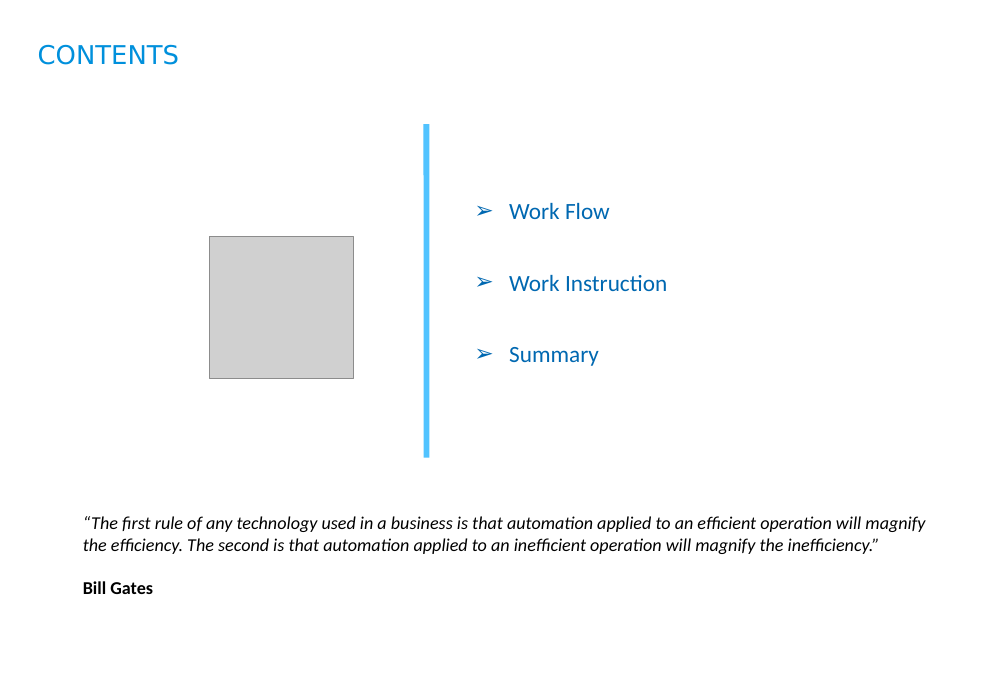
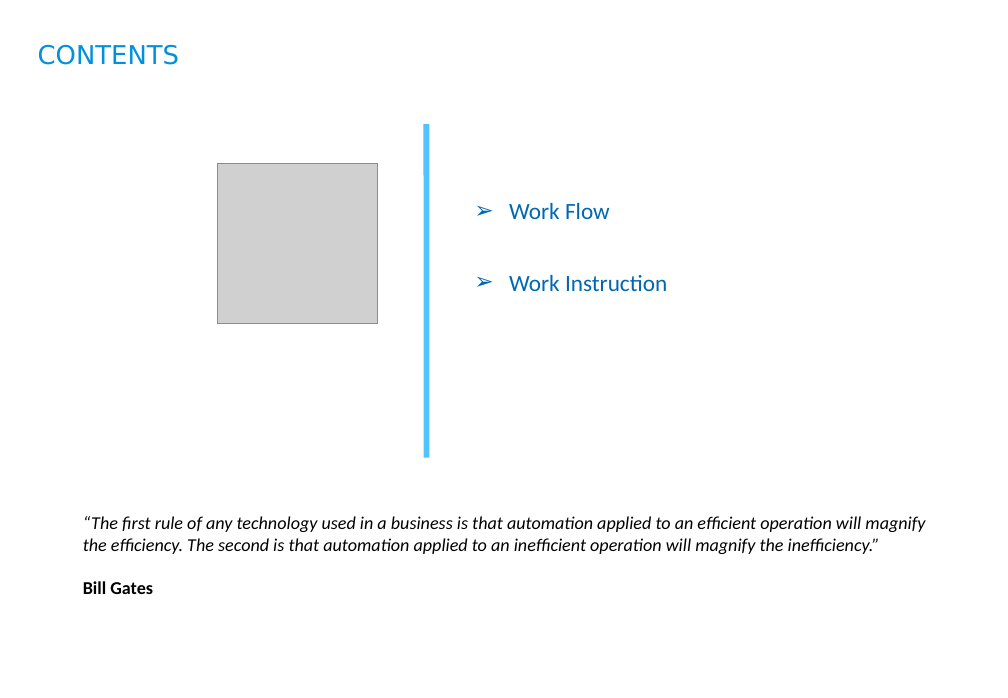
Before and after one commit to harrismz/daily_output_frontend, a slide deck: slide 2 of Work Instuction.ppt. Drawn at 1008x698 pixels with LibreOffice and Linux fonts; fonts in the diff are those of the drawing; grey boxes stand for pictures; background and template pictures are left out. Boxes give left, top, right and bottom in pixels: in the first picture for what was removed or moved away, otherwise in the second. Text is boxed around its words. In the diff, an @@ line names an element or a change of style, - is before the commit and + after.

```diff
--- a/Work Instuction.ppt
+++ b/Work Instuction.ppt
@@ picture: place and size @@
-picture at <box>209,236,353,378</box>
+picture at <box>217,163,378,324</box>
@@ text removed at <box>509,347,599,366</box> @@
-➢ Summary
```
Also in this commit, not shown: 9 other slides changed, 4 slides added, 1 slide removed, 2 other files.
